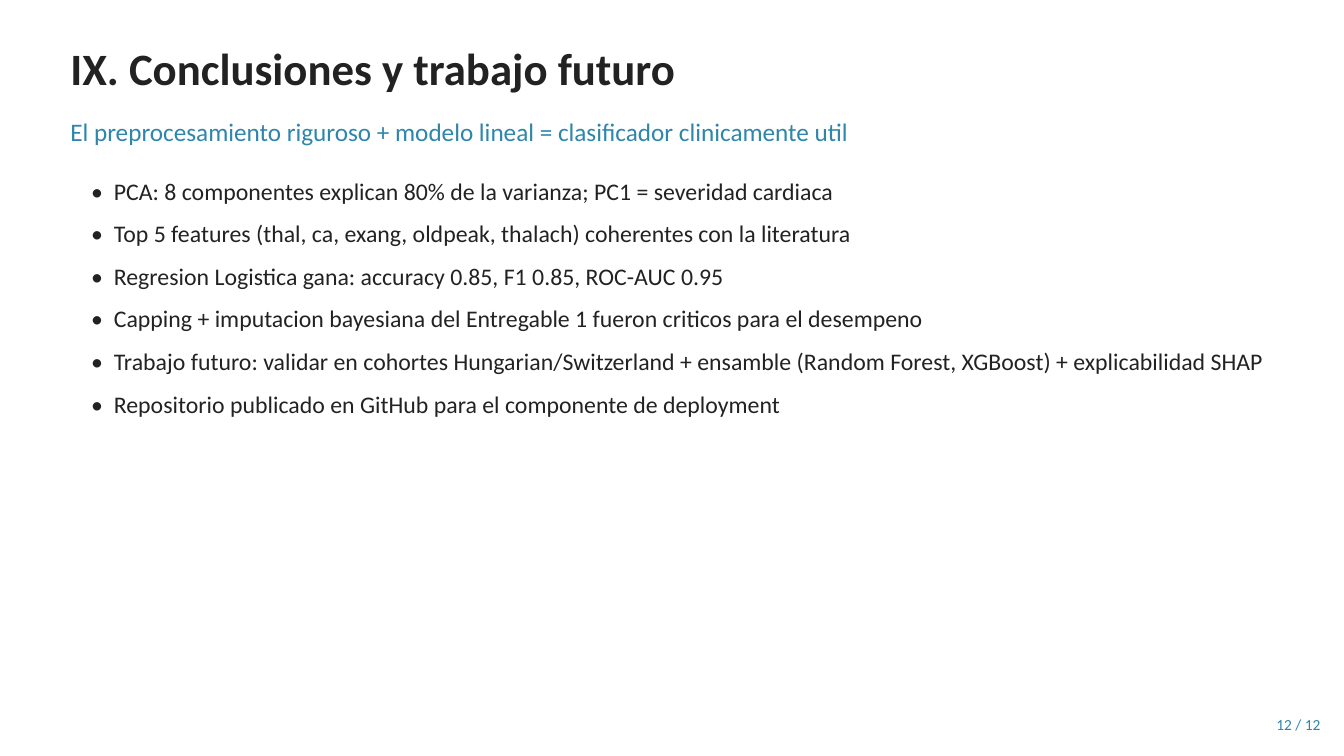
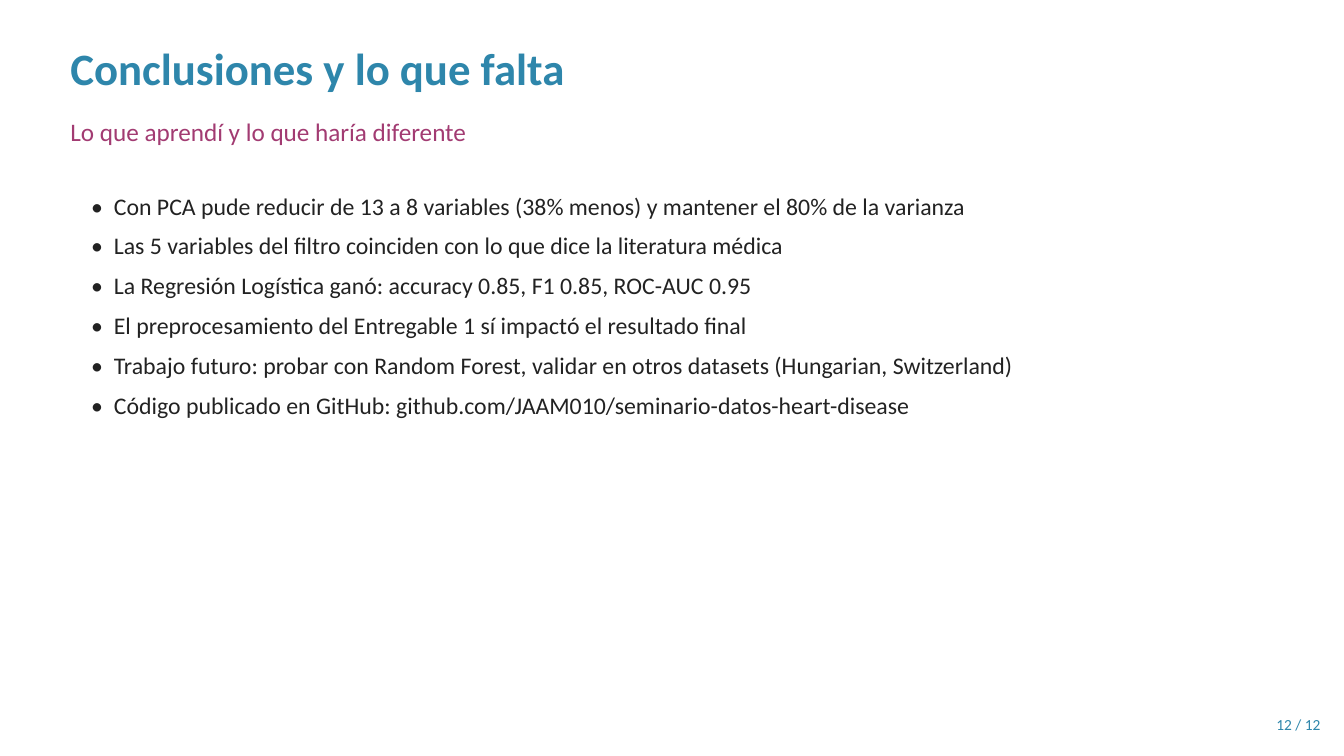
Before and after one commit to JAAM010/seminario-datos-heart-disease, a slide deck: slide 12 of Entregable2/Presentacion_Sustentacion.pptx. Drawn at 1344x756 pixels with LibreOffice and Linux fonts; fonts in the diff are those of the drawing. Boxes give left, top, right and bottom in pixels: in the first picture for what was removed or moved away, otherwise in the second. Text is boxed around its words. In the diff, an @@ line names an element or a change of style, - is before the commit and + after.

```diff
--- a/Entregable2/Presentacion_Sustentacion.pptx
+++ b/Entregable2/Presentacion_Sustentacion.pptx
@@ text at bbox=[70, 53, 565, 92]: text changed; text colour #222222 to #2E86AB @@
-IX. Conclusiones y trabajo futuro
+Conclusiones y lo que falta
@@ text at bbox=[70, 123, 466, 145]: text changed; text colour #2E86AB to #A23B72 @@
-El preprocesamiento riguroso + modelo lineal = clasificador clinicamente util
+Lo que aprendí y lo que haría diferente
@@ text at bbox=[114, 198, 1012, 418]: text changed @@
-• PCA: 8 componentes explican 80% de la varianza; PC1 = severidad cardiaca
-• Top 5 features (thal, ca, exang, oldpeak, thalach) coherentes con la literatura
-• Regresion Logistica gana: accuracy 0.85, F1 0.85, ROC-AUC 0.95
-• Capping + imputacion bayesiana del Entregable 1 fueron criticos para el desempeno
-• Trabajo futuro: validar en cohortes Hungarian/Switzerland + ensamble (Random Forest, XGBoost) + explicabilidad SHAP
-• Repositorio publicado en GitHub para el componente de deployment
+• Con PCA pude reducir de 13 a 8 variables (38% menos) y mantener el 80% de la varianza
+• Las 5 variables del filtro coinciden con lo que dice la literatura médica
+• La Regresión Logística ganó: accuracy 0.85, F1 0.85, ROC-AUC 0.95
+• El preprocesamiento del Entregable 1 sí impactó el resultado final
+• Trabajo futuro: probar con Random Forest, validar en otros datasets (Hungarian, Switzerland)
+• Código publicado en GitHub: github.com/JAAM010/seminario-datos-heart-disease
```
Also in this commit, not shown: 7 other slides changed, 4 slides added, 4 slides removed.
